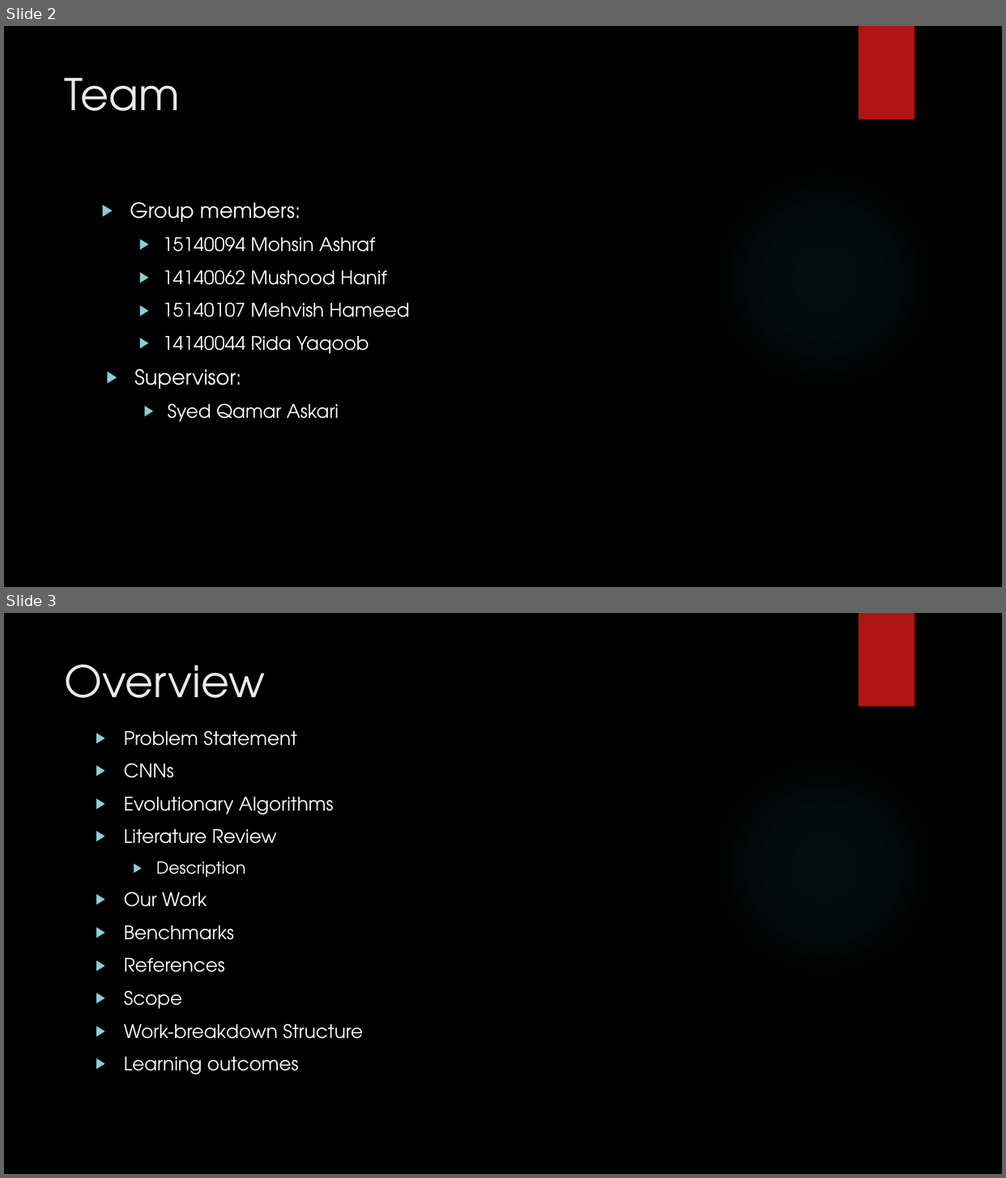
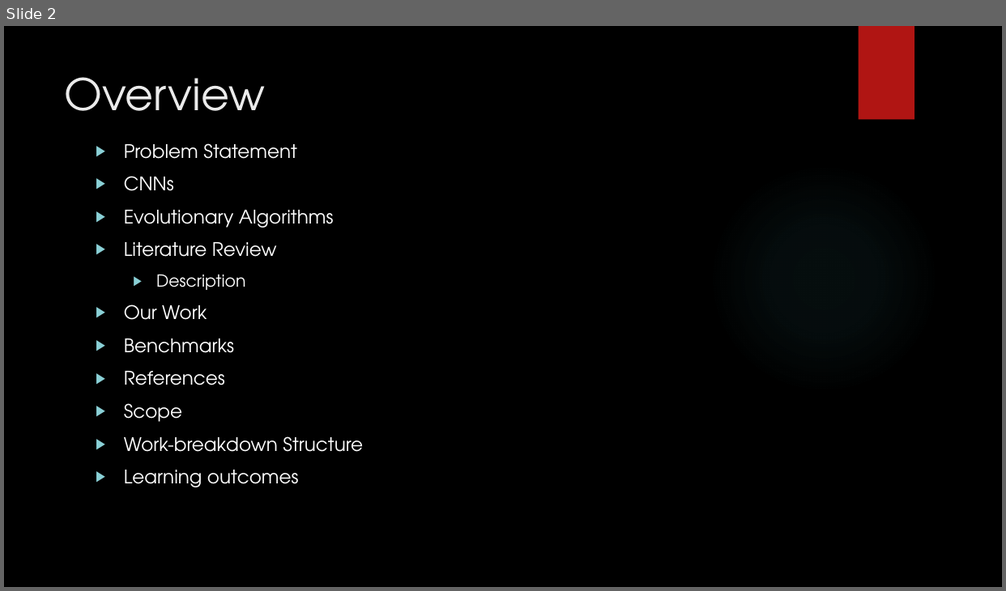
Before and after one commit to mohsin-ashraf/Neuroevolution-of-CNN, a slide deck: documentation/university-requisite/proposal-presentation/Nature Inspired CNNs Optimization.pptx. Shown one above the other, each under a label of ours: slides 2 and 3 before the commit, slide 2 after it. The pictures are 1006x1178 and 1006x591 pixels, drawn with LibreOffice and Linux fonts; fonts in the diff are those of the drawing; background and template pictures are left out. Boxes give left, top, right and bottom in pixels: in the first picture for what was removed or moved away, otherwise in the second. Text is boxed around its words. In the diff, an @@ line names an element or a change of style, - is before the commit and + after.

```diff
--- a/documentation/university-requisite/proposal-presentation/Nature Inspired CNNs Optimization.pptx
+++ b/documentation/university-requisite/proposal-presentation/Nature Inspired CNNs Optimization.pptx
@@ slide 2 removed at (x1=4, y1=26, x2=1002, y2=587), background picture (left out); not listed: 2 template elements that a slide beside it also shows @@
@@ title removed at (x1=65, y1=78, x2=181, y2=111) @@
-Team
@@ text removed at (x1=130, y1=202, x2=410, y2=422) @@
-▶ Group members:
-  ▶ 15140094 Mohsin Ashraf
-  ▶ 14140062 Mushood Hanif
-  ▶ 15140107 Mehvish Hameed
-  ▶ 14140044 Rida Yaqoob
-▶ Supervisor:
-  ▶ Syed Qamar Askari
@@ what was slide 3 is now slide 2 @@
```
Also in this commit, not shown: 1 slide changed, 2 slides added, 1 other slide removed.
